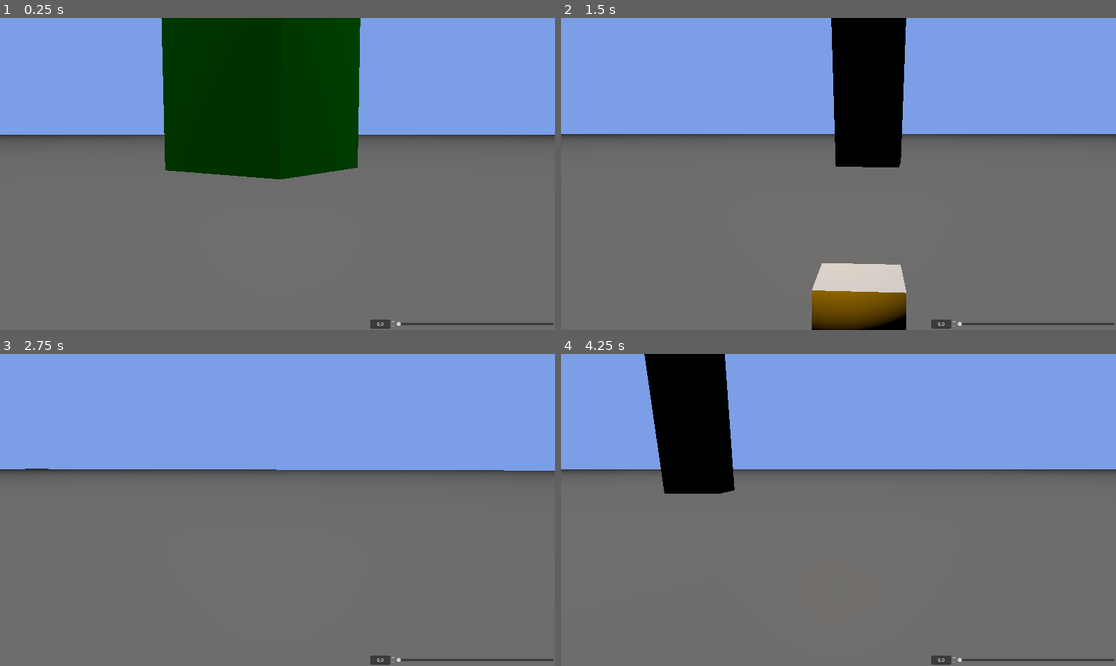
Above: before the commit, frames 1-4 (two rows, left to right).
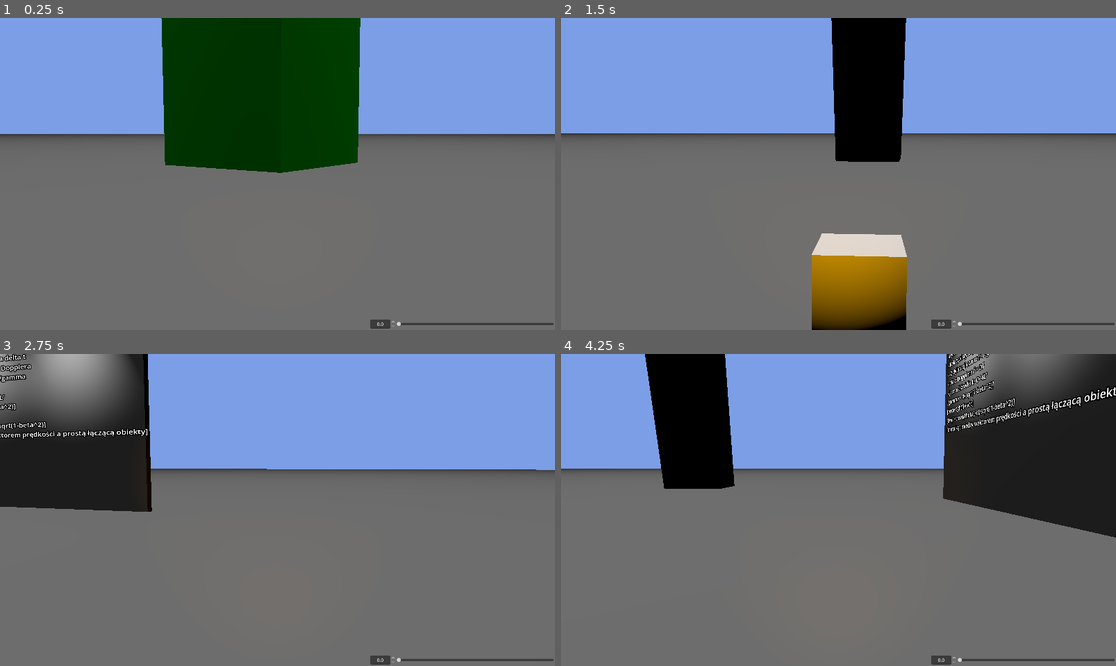
Above: after the commit, the same moments.

Repository: Sammaeliusz/PC-Repo
Game: Godot game, scene res://control.tscn
Same seed, same stepped clock (60 frames per second), same inputs: the game is played once before the commit and once after it.
Inputs:
- Up to frame 1 (0.25 s): no input
- Up to frame 2 (1.5 s): hold Right (move_right) 0.53-1.28 s; hold S (move_backward) from 1.28 s (still down)
- Up to frame 3 (2.75 s): release S (move_backward) at 2.03 s; hold Right (move_right) from 2.03 s (still down)
- Up to frame 4 (4.25 s): release Right (move_right) at 2.78 s; hold W (move_forward) 2.78-3.53 s; tap Enter at 3.5 s; hold Left (move_left) from 3.53 s (still down)

The runs differ from the first frame. In frame 1, 0.8% of the frame differs, in the area x 0-100%, y 37-52%; in frame 2, 3.5%; in frame 3, 14%; in frame 4, 17%, in the area x 0-100%, y 0-59%.

Commit message:
Dodano inWorld TODO list

Diff:
--- a/GGUI/krzywe-światy/Scripts/Controller.gd
+++ b/GGUI/krzywe-światy/Scripts/Controller.gd
@@ -11,5 +11,5 @@
 func _process(_delta: float) -> void:
 	var velocity = Input.get_vector( "move_right", "move_left", "move_backward", "move_forward")
 	angular_velocity = Vector3(0,ang_speed*velocity.x,0)
-	linear_velocity = Vector3(velocity.y*lin_speed*-cos(rotation.y), 0,velocity.y*lin_speed*sin(rotation.y))
+	linear_velocity = Vector3(velocity.y*lin_speed*-cos(rotation.y), linear_velocity.y,velocity.y*lin_speed*sin(rotation.y))
 	pass
--- a/GGUI/krzywe-światy/control.tscn
+++ b/GGUI/krzywe-światy/control.tscn
@@ -4,6 +4,7 @@
 [ext_resource type="PackedScene" uid="uid://bbn6pucn63hwh" path="res://Prefabs/Building/budynek.tscn" id="1_ee4bf"]
 [ext_resource type="Script" uid="uid://bhc016w12uovm" path="res://Doswietlanie.gd" id="2_qtu10"]
 [ext_resource type="Script" uid="uid://drs76qdvf62hf" path="res://Scripts/Controller.gd" id="3_qtu10"]
+[ext_resource type="PackedScene" uid="uid://qsl33bb5v37u" path="res://tablica.tscn" id="5_kbped"]
 
 [sub_resource type="WorldBoundaryShape3D" id="WorldBoundaryShape3D_gcxk6"]
 
@@ -74,9 +75,10 @@
 mesh = SubResource("BoxMesh_126ht")
 
 [node name="Player" type="RigidBody3D" parent="." unique_id=266393988]
-transform = Transform3D(1, 0, 0, 0, 1, 0, 0, 0, 1, 0, 2.2933323, 3.4980211)
+transform = Transform3D(1, 0, 0, 0, 1, 0, 0, 0, 1, 0, 1.9099228, 3.4980211)
 axis_lock_angular_x = true
 axis_lock_angular_z = true
+mass = 70.0
 script = ExtResource("3_qtu10")
 
 [node name="CollisionShape3D" type="CollisionShape3D" parent="Player" unique_id=1496630970]
@@ -101,4 +103,7 @@
 spot_angle = 18.1577
 spot_angle_attenuation = 1.3660405
 
+[node name="Tablica" parent="." unique_id=1072366689 instance=ExtResource("5_kbped")]
+transform = Transform3D(-4.371139e-08, 0, -1, 0, 1, 0, 1, 0, -4.371139e-08, 14, -1, -3)
+
 [connection signal="tunneled_signal" from="UI" to="OmniLight3D" method="_change_energy"]
--- /dev/null
+++ b/GGUI/krzywe-światy/tablica.tscn
@@ -0,0 +1,52 @@
+[gd_scene format=3 uid="uid://qsl33bb5v37u"]
+
+[sub_resource type="BoxShape3D" id="BoxShape3D_126ht"]
+
+[sub_resource type="BoxMesh" id="BoxMesh_126ht"]
+
+[node name="Tablica" type="Node3D" unique_id=1072366689]
+
+[node name="SpotLight3D2" type="SpotLight3D" parent="." unique_id=1159319408]
+transform = Transform3D(1, 0, 0, 0, 0.70710677, 0.70710677, 0, -0.70710677, 0.70710677, 2, 9, 3)
+light_energy = 8.0
+spot_range = 6.0
+spot_angle = 35.0
+
+[node name="SpotLight3D" type="SpotLight3D" parent="." unique_id=478025439]
+transform = Transform3D(1, 0, 0, 0, 0.70710677, 0.70710677, 0, -0.70710677, 0.70710677, -2, 9, 3)
+light_energy = 8.0
+spot_range = 6.0
+spot_angle = 35.0
+
+[node name="Board" type="Node3D" parent="." unique_id=1218617441]
+transform = Transform3D(10, 0, 0, 0, 7, 0, 0, 0, 0.25, 0, 5, 0)
+
+[node name="StaticBody3D" type="StaticBody3D" parent="Board" unique_id=1363159402]
+
+[node name="CollisionShape3D" type="CollisionShape3D" parent="Board/StaticBody3D" unique_id=15443697]
+shape = SubResource("BoxShape3D_126ht")
+
+[node name="MeshInstance3D" type="MeshInstance3D" parent="Board" unique_id=958422915]
+mesh = SubResource("BoxMesh_126ht")
+
+[node name="Label3D" type="Label3D" parent="Board" unique_id=1708179328]
+transform = Transform3D(1, 0, 0, 0, 1, 0, 0, 0, 1, -0.47336647, 0.4603405, 0.51)
+pixel_size = 0.001
+text = "TODO:
+-Dodawanie prędkości u'=(u+v)/(1+vu/c^2)
+-Skrócenie Lorentza-Fitzgeralda L(v)=L(0)sqrt(1-v^2/c^2)
+-Dylatacja czasu gamma delta t
+- Relatywistyczny efekt Dopplera
+-- Z dylatacji czasu: f=f'/gamma
+--Efekt Dopplera f = Df'
+--Jasność źródła L=D^4L'
+[gamma = 1/sqrt(1-beta^2)]
+[beta=tgh(fi)=v/c]
+[D=(1+v cos(theta)/c)/sqrt(1-beta^2)]
+[theta kąt między wektorem prędkości a prostą łączącą obiekty]"
+outline_size = 16
+horizontal_alignment = 0
+vertical_alignment = 0
+line_spacing = 5.0
+autowrap_mode = 2
+width = 1000.0
